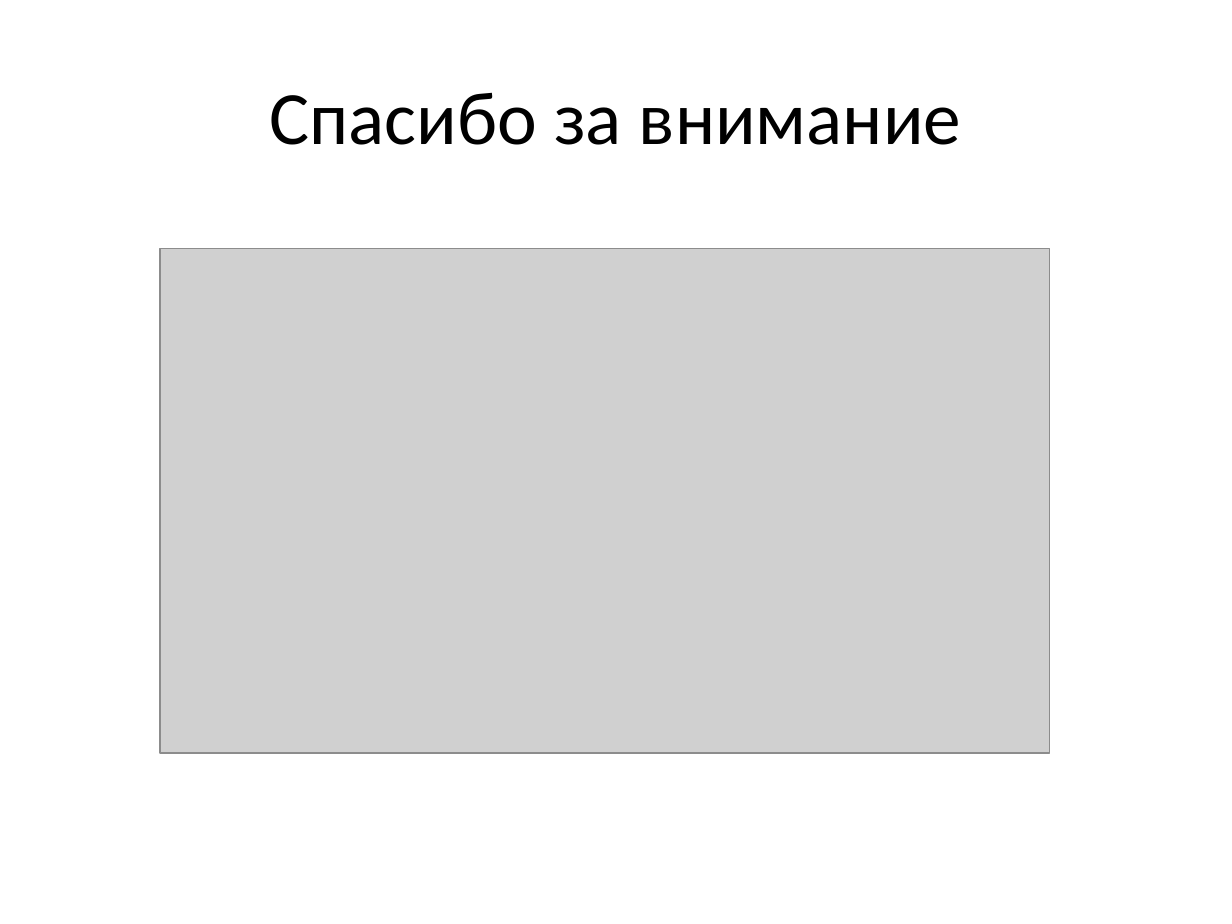
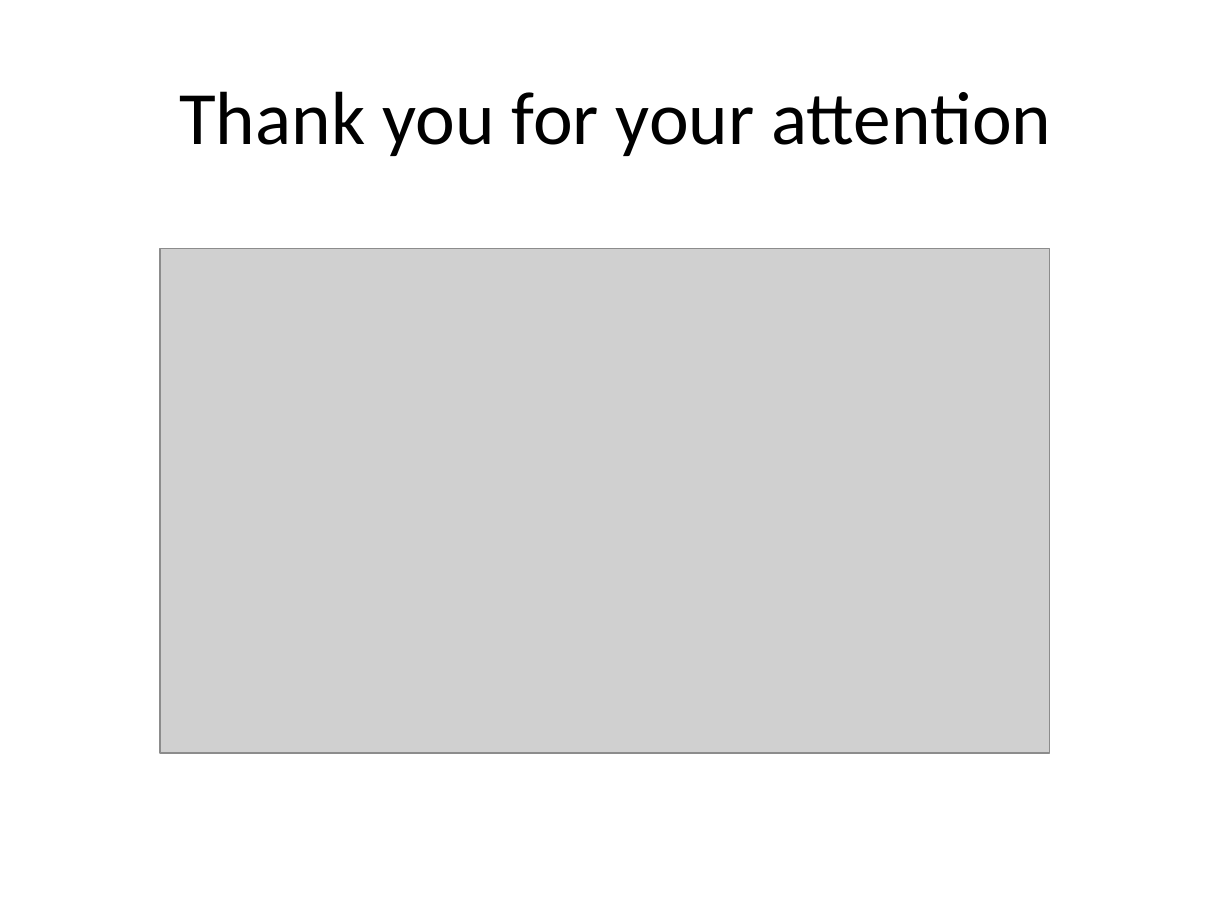
Before and after one commit to a-vodka/dv, a slide deck: slide 38 of dv-lec1-intro.pptx. Drawn at 1232x924 pixels with LibreOffice and Linux fonts; fonts in the diff are those of the drawing; grey boxes stand for pictures; background and template pictures are left out. Boxes give left, top, right and bottom in pixels: in the first picture for what was removed or moved away, otherwise in the second. Text is boxed around its words. In the diff, an @@ line names an element or a change of style, - is before the commit and + after.

```diff
--- a/dv-lec1-intro.pptx
+++ b/dv-lec1-intro.pptx
@@ title at box(179, 91, 1052, 156): text changed @@
-Спасибо за внимание
+Thank you for your attention
```
Also in this commit, not shown: 28 other slides changed, 5 slides added, 5 slides removed, 9 other files.
